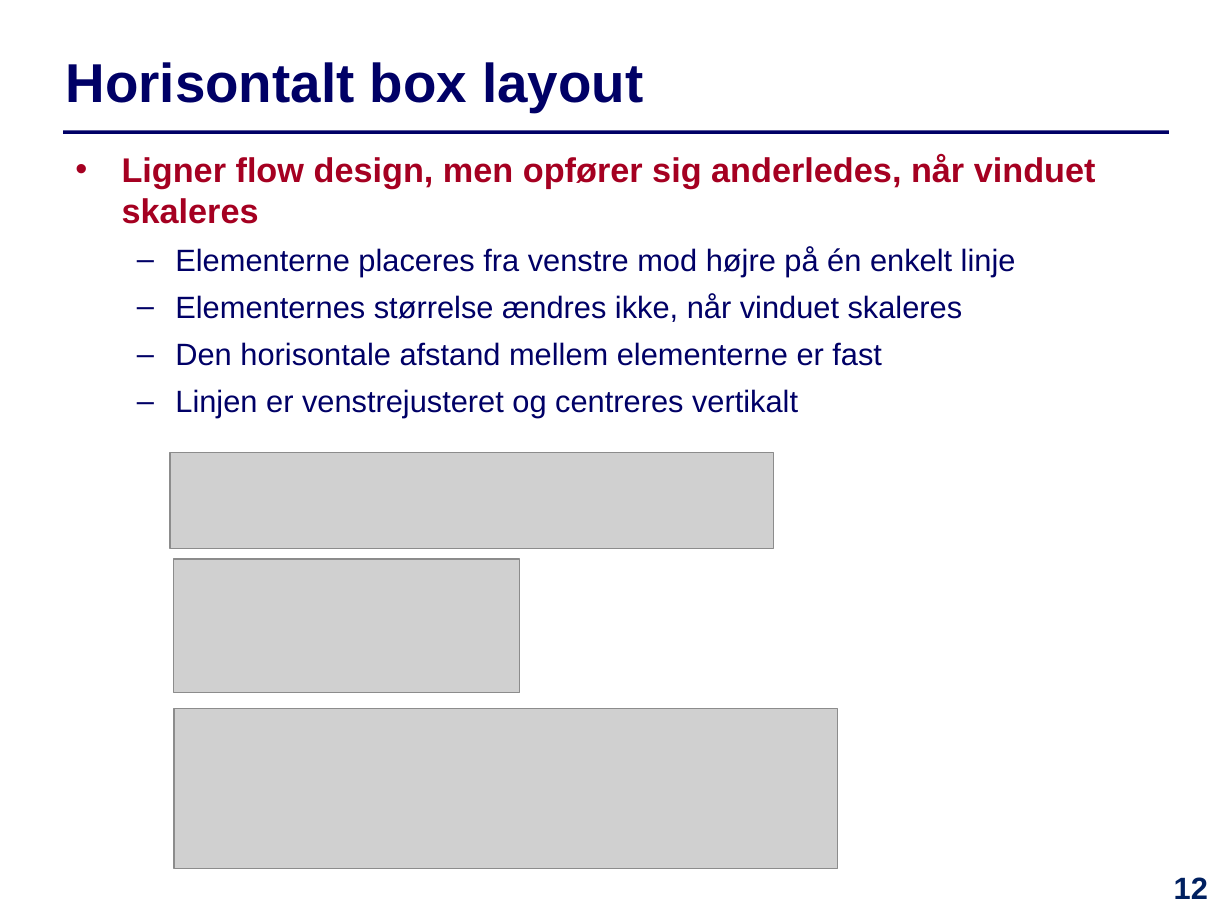
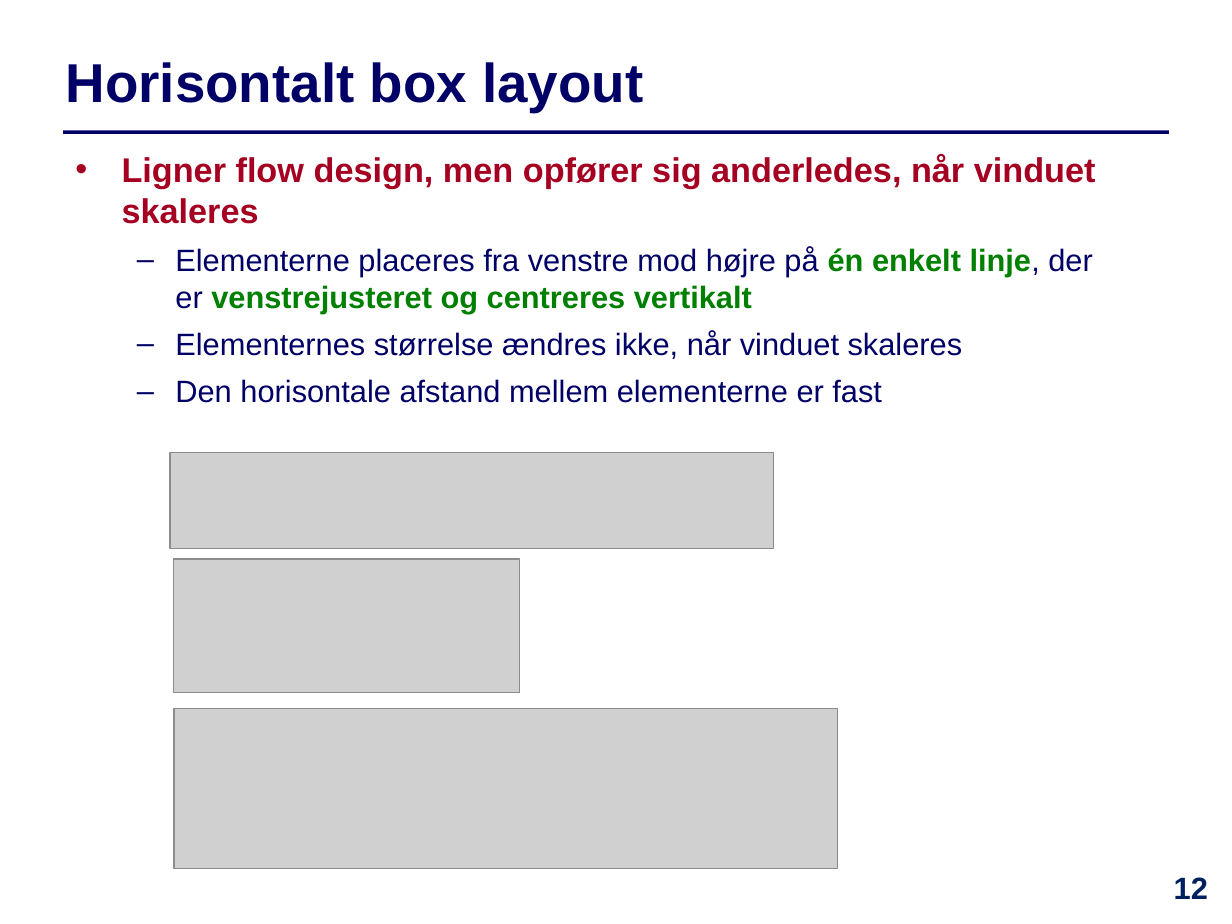
Before and after one commit to IntProgAU/Materiale, a slide deck: slide 12 of web/e22/uge_13/Slides-Uge13.pptx. Drawn at 1232x924 pixels with LibreOffice and Linux fonts; fonts in the diff are those of the drawing; grey boxes stand for pictures. Boxes give left, top, right and bottom in pixels: in the first picture for what was removed or moved away, otherwise in the second. Text is boxed around its words. In the diff, an @@ line names an element or a change of style, - is before the commit and + after.

```diff
--- a/web/e22/uge_13/Slides-Uge13.pptx
+++ b/web/e22/uge_13/Slides-Uge13.pptx
@@ text at (175,246,1093,313): text changed; text colour #000066 to #008000; bold on @@
-  – Elementerne placeres fra venstre mod højre på én enkelt linje
+  – Elementerne placeres fra venstre mod højre på én enkelt linje, der er venstrejusteret og centreres vertikalt
@@ text at (175,389,798,418): paragraph removed @@
-  – Linjen er venstrejusteret og centreres vertikalt
```
Also in this commit, not shown: 14 other slides changed, 2 slides removed, 3 other files.
